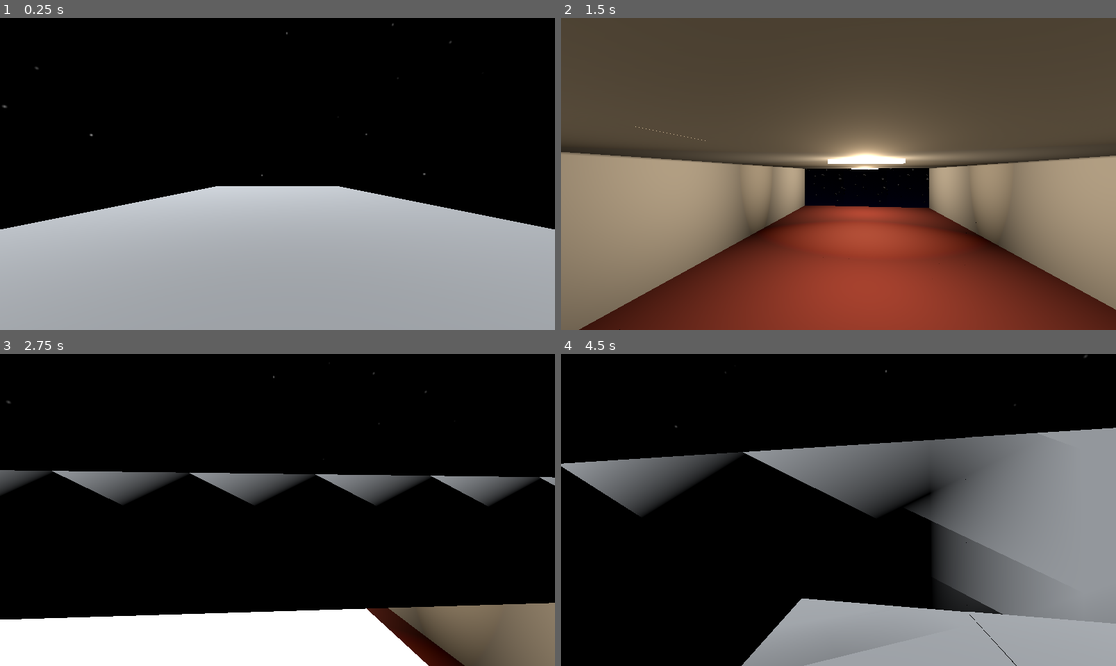
Above: before the commit, frames 1-4 (two rows, left to right).
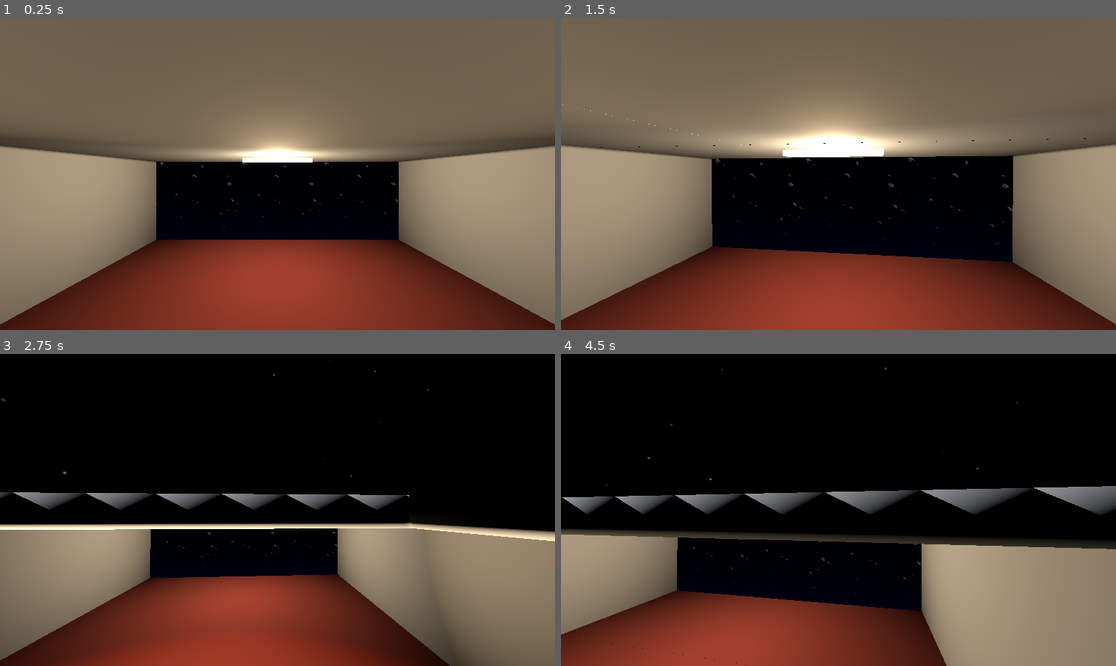
Above: after the commit, the same moments.

Repository: cbcom-wq/whoknows
Game: Godot game, scene res://scenes/flight_test.tscn
Two runs of this game, one before a commit and one after it. Both use one fixed random seed, a clock stepped at 60 frames per second and the inputs below.
Inputs (mouse positions are in pixels of both pictures, inside the frame that each line leads up to):
- Up to frame 1 (0.25 s): no input
- Up to frame 2 (1.5 s): tap Enter at 0.5 s; move the mouse to (866, 174) at 0.52 s; hold Space (boost) 0.53-1.28 s; hold W (move_forward) from 0.53 s (still down); click (866, 174) at 0.67 s; move the mouse to (810, 174) at 1.27 s; tap Ctrl (crouch) at 1.35 s
- Up to frame 3 (2.75 s): keep holding W (move_forward); move the mouse to (288, 503) at 2.02 s; hold V (cycle_camera) from 2.03 s (still down)
- Up to frame 4 (4.5 s): keep holding W (move_forward); move the mouse to (832, 516) at 2.77 s; release V (cycle_camera) at 2.78 s; tap F (interact) at 2.85 s; click (832, 516) at 2.92 s; tap Space (boost) at 3.5 s; move the mouse to (877, 513) at 3.52 s; hold Shift (sprint) 3.53-4.28 s; move the mouse to (794, 506) at 4.27 s; tap Z (toggle_assist) at 4.35 s

The runs differ from the first frame. In frame 1, 96% of the frame differs, in the area x 0-100%, y 0-100%; in frame 2, 63%; in frame 3, 41%; in frame 4, 53%.

Commit message:
Fix avatar spawning inside the overhead after Task 15
The hand-built room's floor surface sat at local y=0, and the avatar's
scene position was authored against it. Generated cells are centred on
their coordinate, so the deck surface moved to y=-0.9 -- leaving the
avatar spawning a full metre too high with its 1.8 m capsule jammed into
the overhead. It could not move because it was embedded in solid
geometry, and the camera at head height sat inside the ceiling slab,
rendering culled backfaces: a black void with the starfield showing
through.

Three fixes:

- Clear headroom was exactly 1.8 m for an exactly 1.8 m avatar, so even
  correct placement had zero margin. FLOOR_THICKNESS 0.2 -> 0.1 leaves
  1.9 m.
- The avatar's spawn is now derived from the grid's pilot_seat cell
  rather than hardcoded in the scene, so it survives blueprint edits.
- The leftover hand-built PilotSeat still sat at y=0, floating 0.95 m
  above the new deck with its Eye node above the ceiling -- sitting down
  would have put the camera inside the overhead. Dropped to the deck.

Co-Authored-By: Claude Opus 5 <noreply@anthropic.com>

Diff:
--- a/who-knows/scenes/flight_test.gd
+++ b/who-knows/scenes/flight_test.gd
@@ -23,6 +23,7 @@
 
 func _ready() -> void:
 	_ship.set_grid(_starter_grid())
+	_place_avatar_on_deck()
 
 func _starter_grid() -> ShipGrid:
 	var g := ShipGrid.new()
@@ -138,6 +139,30 @@
 
 	return g
 
+func _place_avatar_on_deck() -> void:
+	# The avatar's scene position was authored for the hand-built room, whose
+	# floor surface sat at local y = 0. Generated cells are centred on their
+	# coordinate, so the deck surface is half a cell lower. Derive the spawn
+	# from the grid instead of hardcoding it, so it survives blueprint edits.
+	var seat := Vector3i.ZERO
+	var found := false
+	for coord in _ship.grid.coords():
+		if _ship.grid.get_block(coord).block_id == &"pilot_seat":
+			seat = coord
+			found = true
+			break
+	if not found:
+		return
+
+	# Stand one cell aft of the seat when that cell exists, else on the seat.
+	var cell := seat + Vector3i(0, 0, 1)
+	if not _ship.grid.has_block(cell):
+		cell = seat
+
+	var centre := ShipGrid.cell_center(cell)
+	var deck_surface := centre.y - ShipGrid.CELL_SIZE * 0.5 + InteriorBuilder.FLOOR_THICKNESS * 0.5
+	$Ship/Interior/Avatar.position = Vector3(centre.x, deck_surface + 0.05, centre.z)
+
 func _put(g: ShipGrid, coord: Vector3i, id: StringName, orientation: int = 0) -> void:
 	var i := BlockInstance.new()
 	i.block_id = id
--- a/who-knows/scenes/flight_test.tscn
+++ b/who-knows/scenes/flight_test.tscn
@@ -171,10 +171,10 @@
 mesh = SubResource("SphereMesh_sky")
 
 [node name="SeatMarker" type="Marker3D" parent="Ship/Interior"]
-position = Vector3(0, 0, -4)
+position = Vector3(0, -0.95, -4)
 
 [node name="PilotSeat" type="StaticBody3D" parent="Ship/Interior"]
-position = Vector3(0, 0, -4)
+position = Vector3(0, -0.95, -4)
 collision_layer = 2
 collision_mask = 0
 script = ExtResource("5_pilot_seat")
--- a/who-knows/src/ship/interior_builder.gd
+++ b/who-knows/src/ship/interior_builder.gd
@@ -14,7 +14,11 @@
 ## Never references ExteriorBuilder. Both are independent readers of the
 ## same ShipGrid, which is what makes the parity test honest.
 
-const FLOOR_THICKNESS := 0.2
+## Deck and overhead slab thickness. Each slab eats half its thickness from
+## the cell, so clear headroom is CELL_SIZE - FLOOR_THICKNESS. At 0.2 that
+## was exactly 1.8 m for an exactly 1.8 m avatar -- zero margin, and the
+## player jammed into the overhead. 0.1 leaves 1.9 m clear.
+const FLOOR_THICKNESS := 0.1
 const DEFAULT_GRAVITY := 9.8
 const CANOPY_ID := &"canopy"
 
